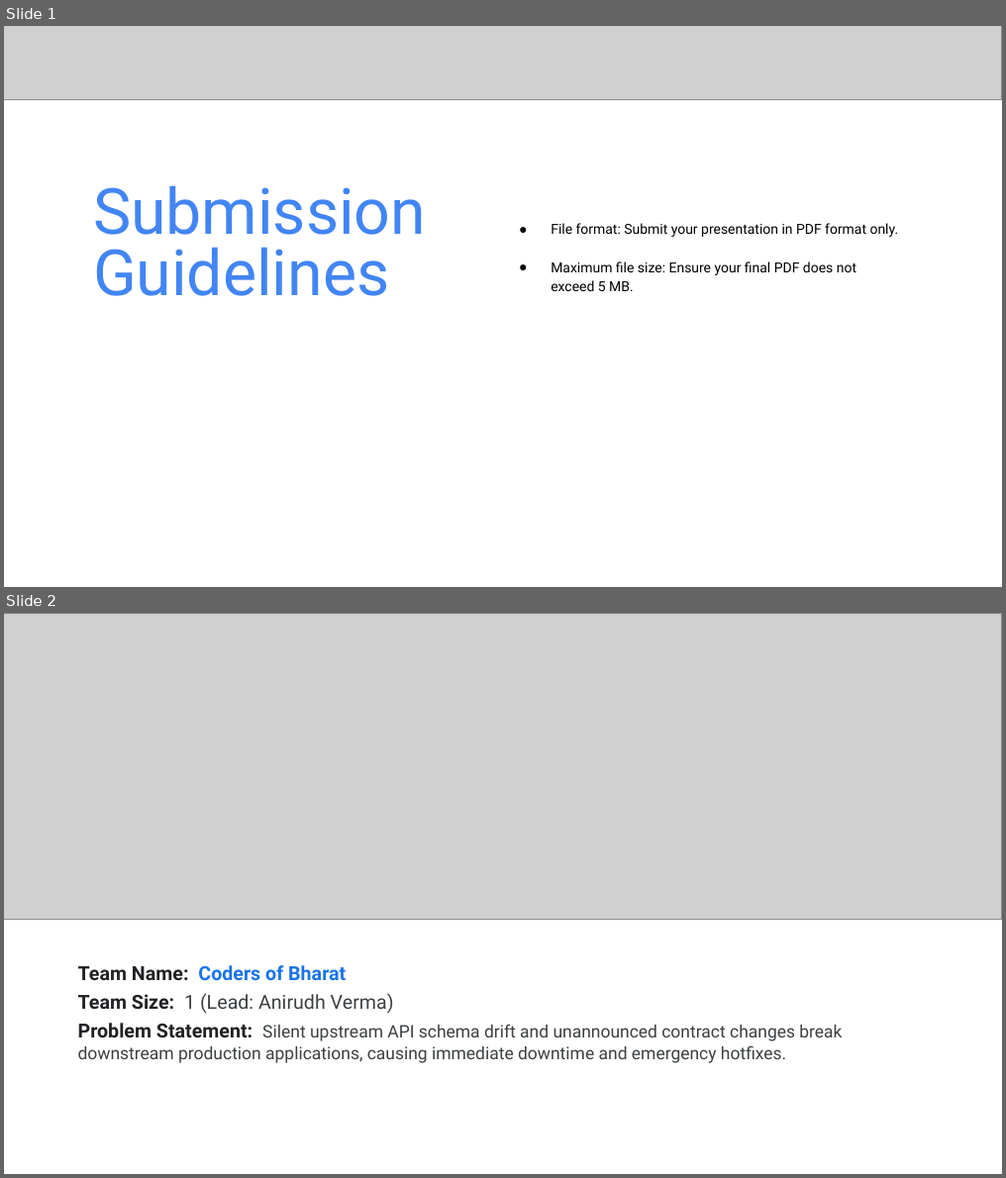
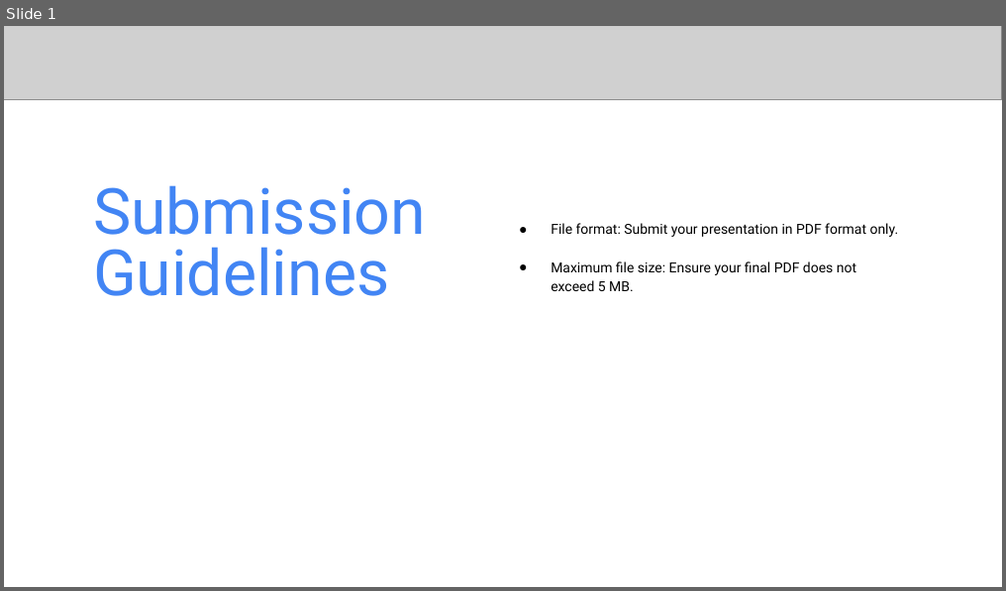
Before and after one commit to Asqi06/Buildathon, a slide deck: Startup_Buildathon_Coders_of_Bharat_AutoPatch.pptx. Shown one above the other, each under a label of ours: slides 1 and 2 before the commit, slide 1 after it. The pictures are 1006x1178 and 1006x591 pixels, drawn with LibreOffice and Linux fonts; fonts in the diff are those of the drawing; grey boxes stand for pictures. Boxes give left, top, right and bottom in pixels: in the first picture for what was removed or moved away, otherwise in the second. Text is boxed around its words. In the diff, an @@ line names an element or a change of style, - is before the commit and + after.

Commit message:
chore(deck): remove explicit % weights from UI and update pitch deck with clear explanations and live screenshots

```diff
--- a/Startup_Buildathon_Coders_of_Bharat_AutoPatch.pptx
+++ b/Startup_Buildathon_Coders_of_Bharat_AutoPatch.pptx
@@ slide 2 removed at (4, 613, 1002, 1174), background #FFFFFF @@
@@ picture removed at (4, 613, 1002, 919) @@
@@ text removed at (78, 965, 842, 1063) @@
-Team Name: Coders of Bharat
-Team Size: 1 (Lead: Anirudh Verma)
-Problem Statement: Silent upstream API schema drift and unannounced contract changes break downstream production applications, causing immediate downtime and emergency hotfixes.
```
Also in this commit, not shown: 7 slides added, 6 other slides removed, 4 other files.
